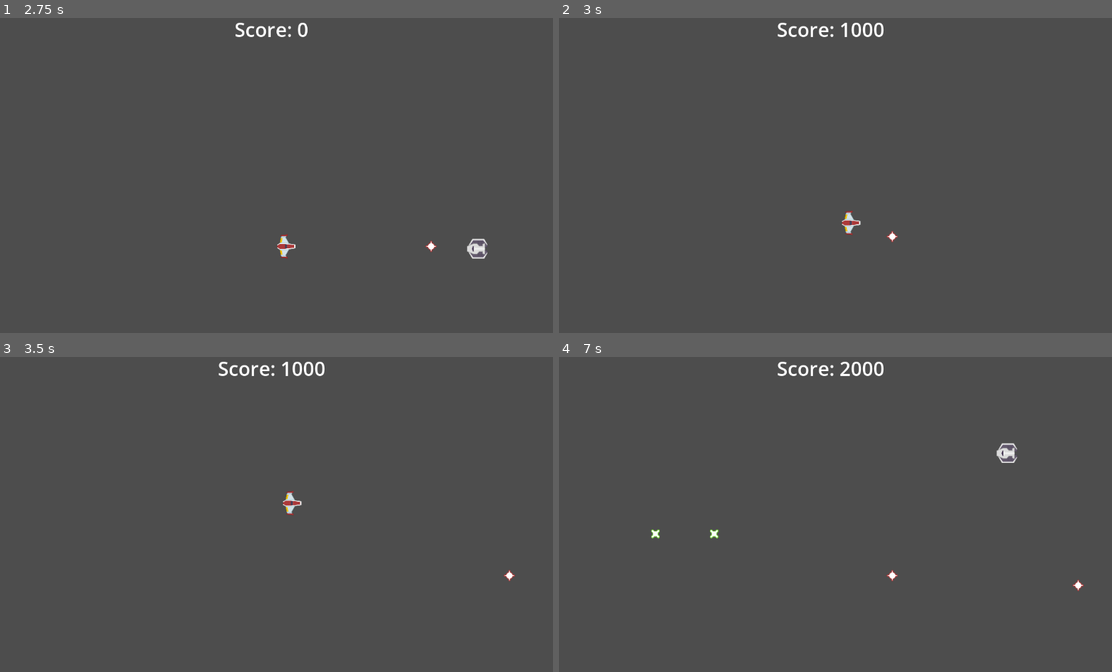
Above: before the commit, frames 1-4 (two rows, left to right).
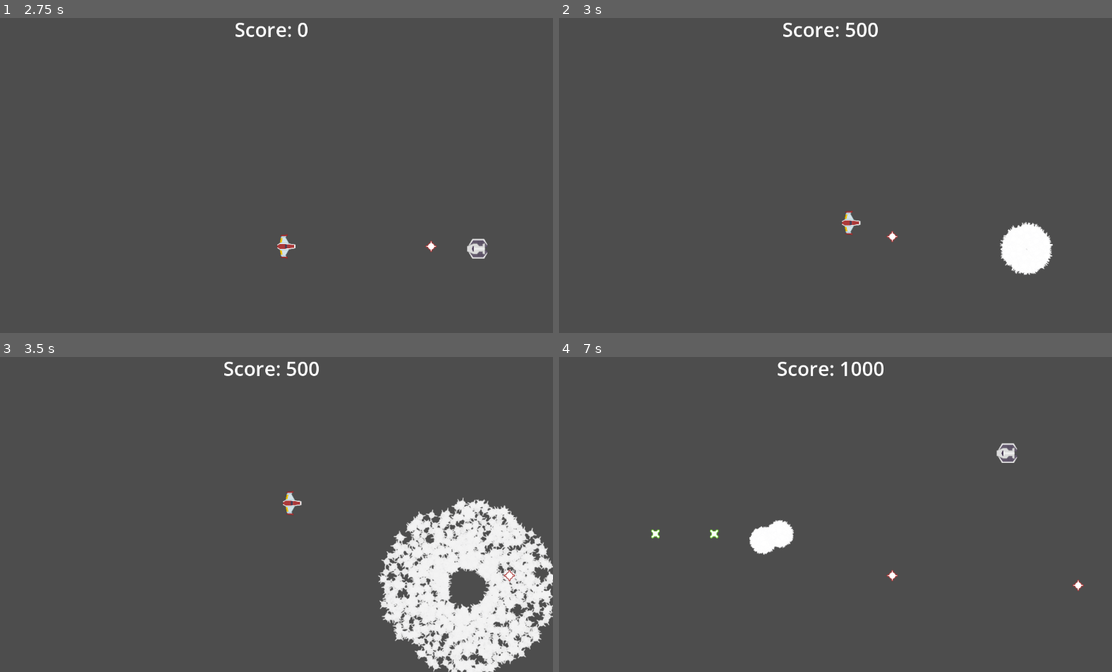
Above: after the commit, the same moments.

Repository: DaedricOrc/virus-obliterator
Game: Godot game, scene res://scenes/game.tscn
Two runs of this game, one before a commit and one after it. Both use one fixed random seed, a clock stepped at 60 frames per second and the inputs below.
Inputs:
- Up to frame 1 (2.75 s): tap Enter at 0.5 s; hold Right (player_right) 0.53-1.28 s; tap Space (player_fire) at 0.6, 1.35, 2.1 s; hold Down (player_down) 1.28-2.03 s; hold Right (player_right) from 2.03 s (still down)
- Up to frame 2 (3 s): release Right (player_right) at 2.78 s; hold Up (player_up) from 2.78 s (still down); tap Space (player_fire) at 2.85 s
- Up to frame 3 (3.5 s): keep holding Up (player_up)
- Up to frame 4 (7 s): release Up (player_up) at 3.53 s; hold Left (player_left) 3.53-5.03 s; tap Space (player_fire) every 0.75 s from 3.6 to 6.6 s; hold Down (player_down) 5.03-5.78 s; hold Right (player_right) 5.78-6.53 s; hold Up (player_up) from 6.53 s (still down)

Frame 1 is identical in both runs. In frame 2, 1.7% of the frame differs, in the area x 39-90%, y 1-82%; in frame 3, 12%, in the area x 39-100%, y 1-100%; in frame 4, 0.7%.

Commit message:
created explosion

Diff:
--- /dev/null
+++ b/scenes/explosion.tscn
@@ -0,0 +1,30 @@
+[gd_scene format=3 uid="uid://b1x5kh8upf2c5"]
+
+[ext_resource type="Texture2D" uid="uid://dkj8b7a86q67v" path="res://assets/images/Effects/star2.png" id="1_17npe"]
+[ext_resource type="Script" uid="uid://baudvu7wy62b7" path="res://scripts/explosion.gd" id="2_nfeox"]
+
+[sub_resource type="Gradient" id="Gradient_17npe"]
+offsets = PackedFloat32Array(0, 0.6518106, 1)
+colors = PackedColorArray(1, 1, 1, 1, 1, 1, 1, 1, 0, 0, 0, 0)
+
+[sub_resource type="GradientTexture1D" id="GradientTexture1D_nfeox"]
+gradient = SubResource("Gradient_17npe")
+
+[sub_resource type="ParticleProcessMaterial" id="ParticleProcessMaterial_nfeox"]
+particle_flag_disable_z = true
+angle_min = -720.0
+angle_max = 720.0
+spread = 180.0
+initial_velocity_min = 65.57
+initial_velocity_max = 261.34
+gravity = Vector3(0, 0, 0)
+color_ramp = SubResource("GradientTexture1D_nfeox")
+
+[node name="Explosion" type="GPUParticles2D" unique_id=1376267414]
+emitting = false
+amount = 1000
+texture = ExtResource("1_17npe")
+one_shot = true
+explosiveness = 1.0
+process_material = SubResource("ParticleProcessMaterial_nfeox")
+script = ExtResource("2_nfeox")
--- /dev/null
+++ b/scripts/explosion.gd
@@ -0,0 +1,11 @@
+extends GPUParticles2D
+
+
+# Called when the node enters the scene tree for the first time.
+func _ready() -> void:
+	emitting = true
+
+
+# Called every frame. 'delta' is the elapsed time since the previous frame.
+func _process(delta: float) -> void:
+	pass
--- a/scripts/game.gd
+++ b/scripts/game.gd
@@ -20,4 +20,4 @@
 	add_child(enemy)
 	enemy.enemy_killed.connect(on_enemy_killed)
 func on_enemy_killed():
-	score += 1000
+	score += 500
--- a/scripts/player.gd
+++ b/scripts/player.gd
@@ -2,6 +2,7 @@
 
 @export var speed:int = 10
 @onready var player_laser_scene = preload("res://scenes/player_laser.tscn")
+@onready var explosion_scene = preload("res://scenes/explosion.tscn")
 # Called when the node enters the scene tree for the first time.
 func _ready() -> void:
 	pass # Replace with function body.
@@ -29,3 +30,6 @@
 
 func _on_area_entered(area: Area2D) -> void:
 	queue_free()
+	var explosion = explosion_scene.instantiate()
+	explosion.position = position
+	get_parent().add_child(explosion)
--- a/scripts/virus_bomber.gd
+++ b/scripts/virus_bomber.gd
@@ -3,6 +3,7 @@
 @export var speed: int = 4
 
 @onready var enemy_laser_scene = preload("res://scenes/virus_bombers_bomb.tscn")
+@onready var explosion_scene = preload("res://scenes/explosion.tscn")
 
 signal enemy_killed
 
@@ -25,3 +26,6 @@
 func _on_area_entered(area: Area2D) -> void:
 	queue_free()
 	enemy_killed.emit()
+	var explosion = explosion_scene.instantiate()
+	explosion.position = position
+	get_parent().add_child(explosion)
Not shown, added: scripts/explosion.gd.uid
